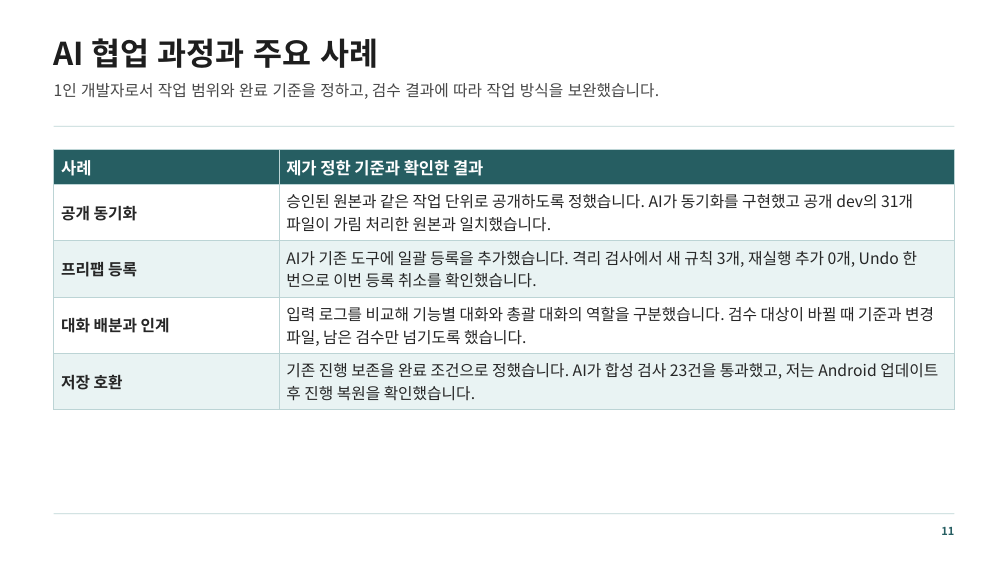
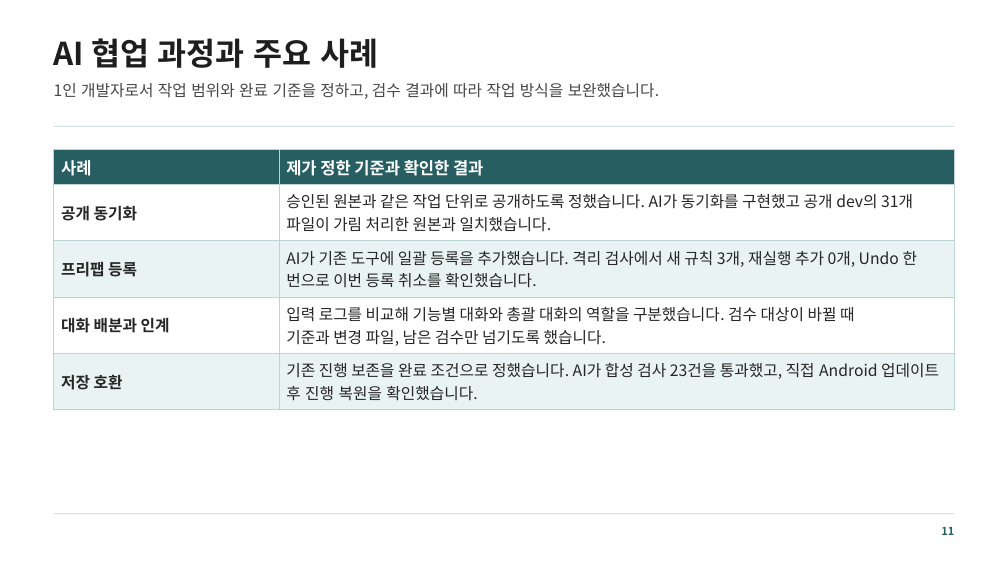
Before and after one commit to mjoon31/mjoon31, a slide deck: slide 11 of docs/assets/resources/ham-pocha/introduction.pptx. Drawn at 1008x567 pixels with LibreOffice and Linux fonts; fonts in the diff are those of the drawing. Boxes give left, top, right and bottom in pixels: in the first picture for what was removed or moved away, otherwise in the second. Text is boxed around its words. In the diff, an @@ line names an element or a change of style, - is before the commit and + after.

```diff
--- a/docs/assets/resources/ham-pocha/introduction.pptx
+++ b/docs/assets/resources/ham-pocha/introduction.pptx
@@ table at <box>54,150,955,410</box> @@
-row 4, column 2: 입력 로그를 비교해 기능별 대화와 총괄 대화의 역할을 구분했습니다. 검수 대상이 바뀔 때 기준과 변경 파일, 남은 검수만 넘기도록 했습니다.
+row 4, column 2: 입력 로그를 비교해 기능별 대화와 총괄 대화의 역할을 구분했습니다. 검수 대상이 바뀔 때 / 기준과 변경 파일, 남은 검수만 넘기도록 했습니다.
-row 5, column 2: 기존 진행 보존을 완료 조건으로 정했습니다. AI가 합성 검사 23건을 통과했고, 저는 Android 업데이트 후 진행 복원을 확인했습니다.
+row 5, column 2: 기존 진행 보존을 완료 조건으로 정했습니다. AI가 합성 검사 23건을 통과했고, 직접 Android 업데이트 후 진행 복원을 확인했습니다.
```
Also in this commit, not shown: 2 other slides changed, 4 other files.
